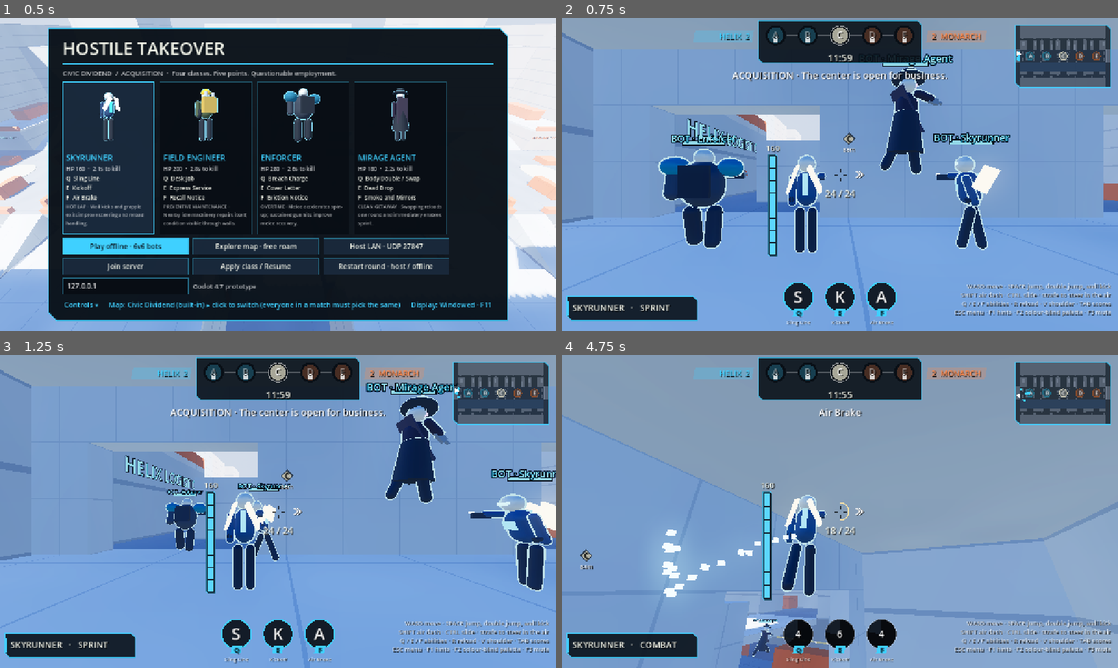
Above: before the commit, frames 1-4 (two rows, left to right).
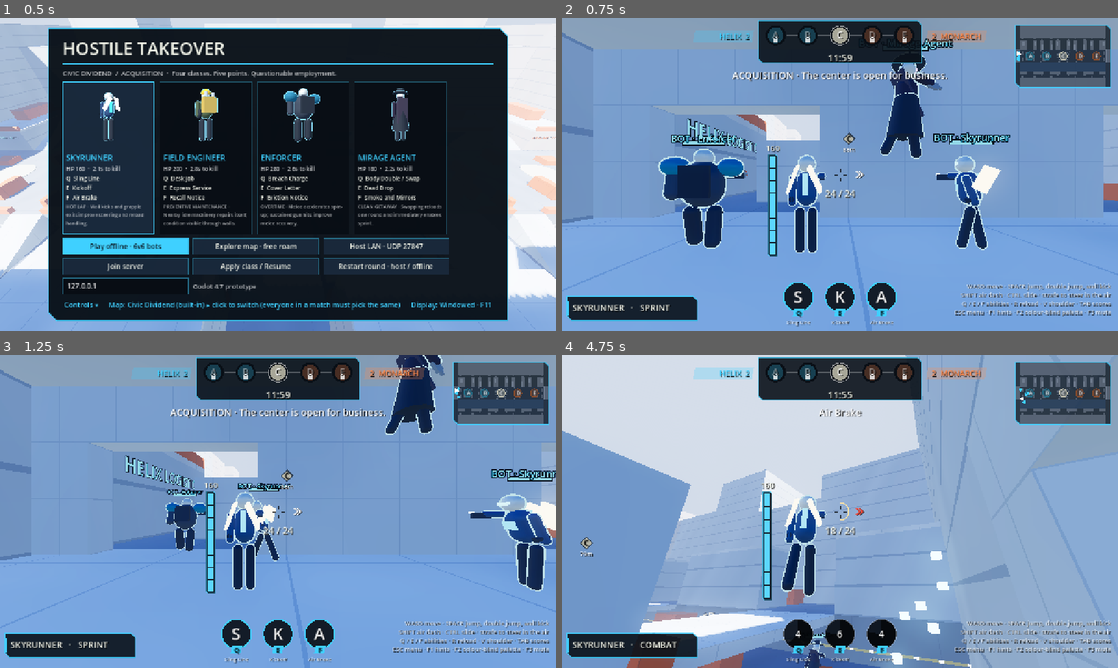
Above: after the commit, the same moments.

Repository: slimefromdq/hostile-takeover
Game: Godot game, scene res://scenes/main.tscn
Two runs of this game, one before a commit and one after it. Both use one fixed random seed, a clock stepped at 60 frames per second and the inputs below.
Inputs (mouse positions are in pixels of both pictures, inside the frame that each line leads up to):
- Up to frame 1 (0.5 s): no input
- Up to frame 2 (0.75 s): click "Play offline · 6v6 bots" at 0.5 s
- Up to frame 3 (1.25 s): no input
- Up to frame 4 (4.75 s): tap Enter at 1.25 s; move the mouse to (867, 511) at 1.27 s; hold Ctrl (slide) 1.28-2.03 s; hold W (forward) from 1.28 s (still down); click (867, 511) at 1.42 s; tap Space (jump) at 1.52, 2.27, 3.77, 4.52 s; move the mouse to (812, 511) at 2.02 s; tap Q (ability1) at 2.1 s; tap Ctrl (slide) at 2.3, 3.8, 4.55 s; move the mouse to (851, 505) at 2.77 s; hold Ctrl (slide) 2.78-3.53 s; tap E (ability2) at 2.85 s; move the mouse to (834, 517) at 3.52 s; tap F (ability3) at 3.6 s; click (834, 517) at 3.67 s; move the mouse to (878, 514) at 4.27 s; hold Right mouse button (alt) from 4.28 s (still down)

Frame 1 is identical in both runs. In frame 2, 1.6% of the frame differs, in the area x 57-71%, y 6-50%; in frame 3, 3.3%; in frame 4, 42%, in the area x 0-100%, y 0-100%.

Commit message:
Slide pose leans back with legs forward; raise double jump further
Co-Authored-By: Claude Sonnet 5.5 <noreply@anthropic.com>
Claude-Session: https://claude.ai/code/session_018xGmbngEV7RR2v5ZvRL7xd

Diff:
--- a/scripts/character_rig.gd
+++ b/scripts/character_rig.gd
@@ -259,10 +259,11 @@
 	var hip_y := 0.9
 	if sliding:
 		# Seated slide: hips drop, front leg extends, rear leg tucks, torso leans back, free arm braces.
-		left_x = -1.3
-		right_x = 0.6
+		# Positive x rotation swings limbs toward the front (-Z) and tips the torso backward.
+		left_x = 1.3
+		right_x = -0.6
 		arm_x = 0.9
-		lean = 0.9
+		lean = 1.1
 		hip_y = 0.5
 	# Legs ease in and out of the slide pose; otherwise they follow the run cycle directly.
 	var easing: bool = sliding or absf(legs.position.y - 0.9) > 0.02
--- a/scripts/fighter.gd
+++ b/scripts/fighter.gd
@@ -5,7 +5,7 @@
 # Movement tuning (Source-style: momentum on the ground, strafe-steered air control).
 const GRAVITY := 26.0
 const JUMP_SPEED := 10.0
-const DOUBLE_JUMP_SPEED := 10.5
+const DOUBLE_JUMP_SPEED := 12.5
 const WALL_KICK_UP := 10.5
 const WALL_KICK_PUSH := 7.5
 const WALL_KICK_PUSH_SKYRUNNER := 9.0
